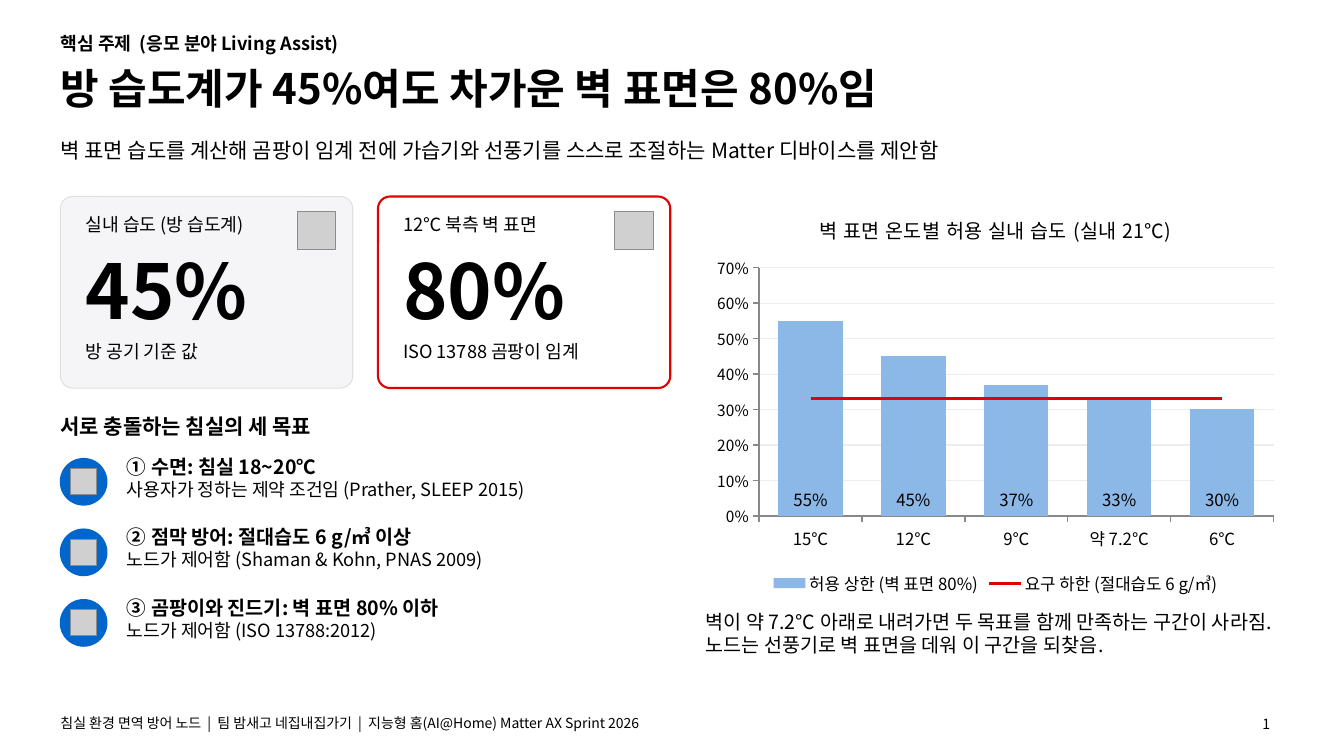
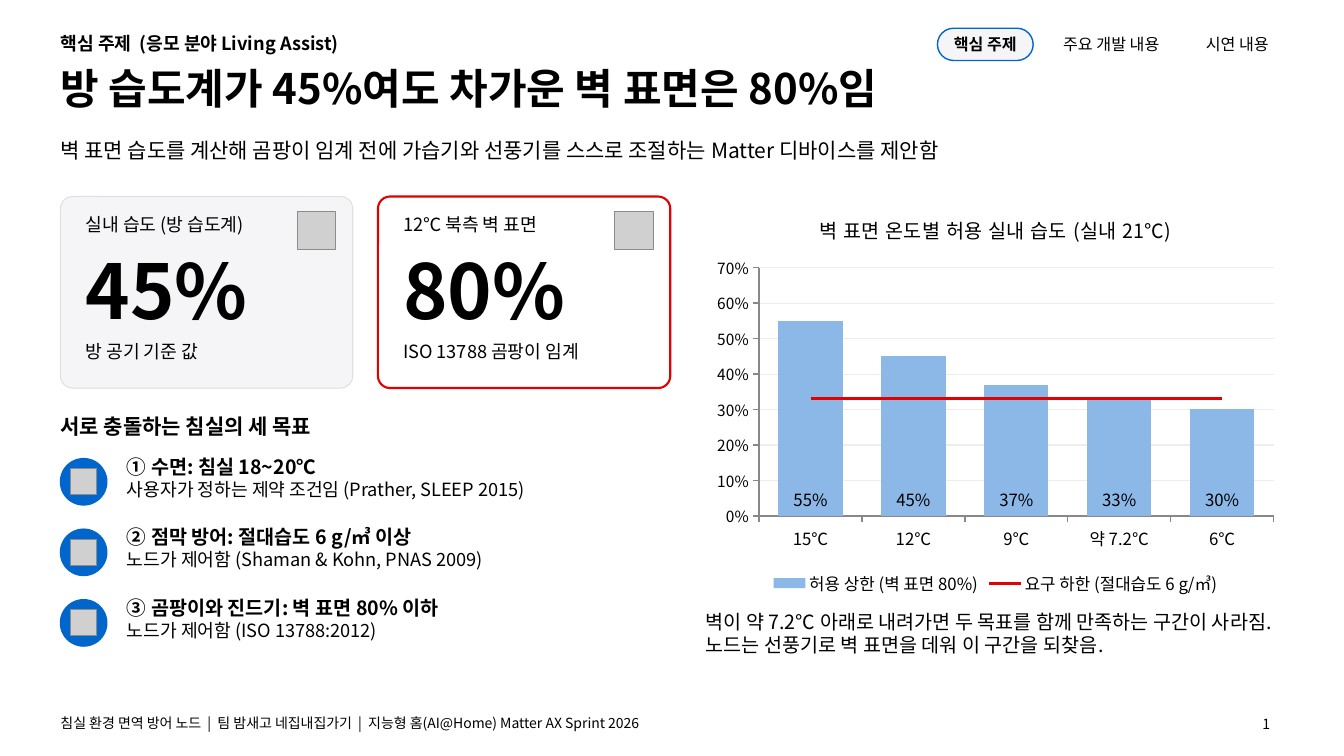
Before and after one commit to 55wind/matter-iot, a slide deck: slide 1 of docs/발표자료_침실노드.pptx. Drawn at 1344x756 pixels with LibreOffice and Linux fonts; fonts in the diff are those of the drawing; grey boxes stand for pictures. Boxes give left, top, right and bottom in pixels: in the first picture for what was removed or moved away, otherwise in the second. Text is boxed around its words. In the diff, an @@ line names an element or a change of style, - is before the commit and + after.

```diff
--- a/docs/발표자료_침실노드.pptx
+++ b/docs/발표자료_침실노드.pptx
@@ rounded rectangle added at (938, 28, 1033, 60), fill #F5F5F7, outline #0066CC 1 pt @@
@@ text added at (954, 36, 1017, 52), 11.5 pt, text #000000, bold @@
+핵심 주제
@@ text added at (1063, 36, 1160, 52), 11.5 pt, text #000000 @@
+주요 개발 내용
@@ text added at (1206, 36, 1269, 52), 11.5 pt, text #000000 @@
+시연 내용
```
Also in this commit, not shown: 3 other slides changed, 1 slide added, 1 slide removed, 2 other files.
